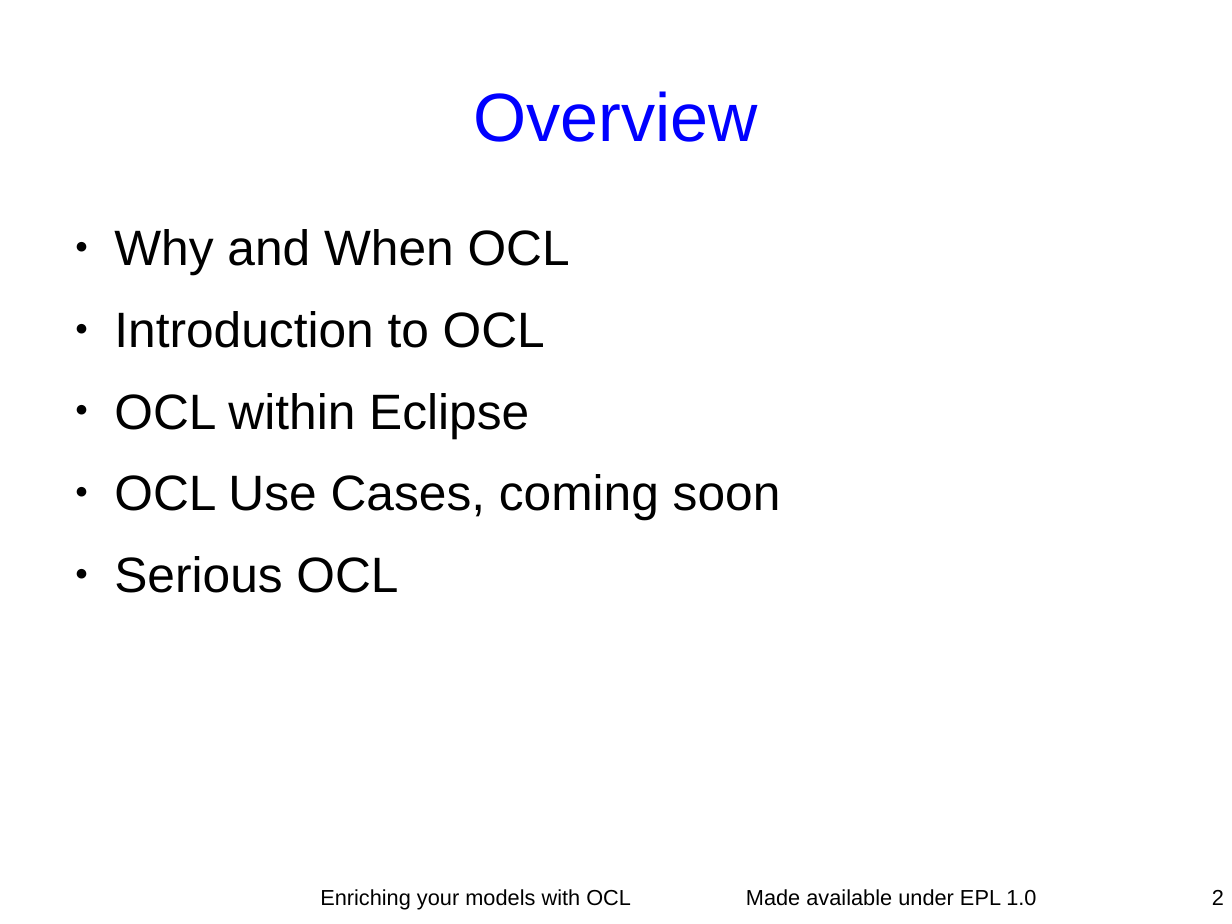
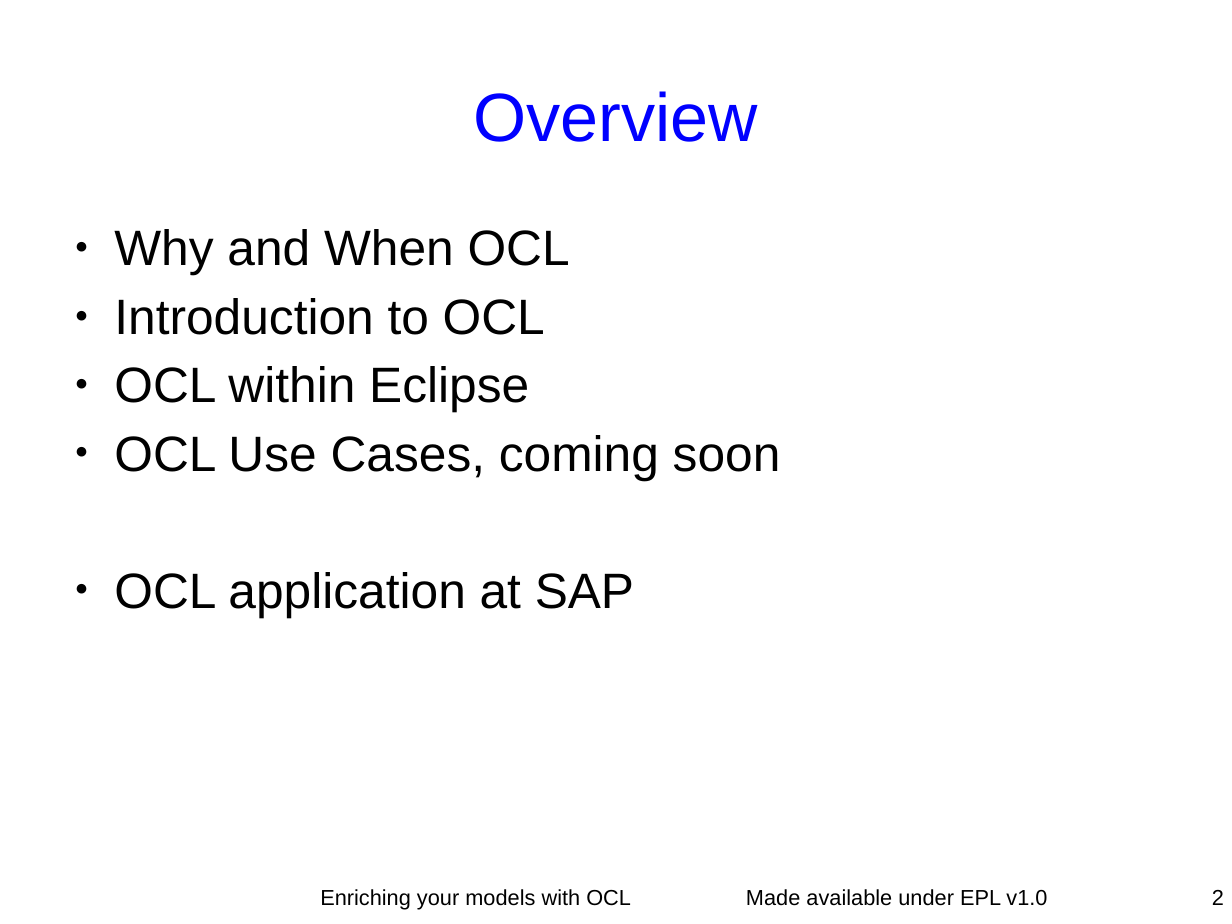
Before and after one commit to eclipse-ocl/ocl-website, a slide deck: slide 2 of ocl/docs/publications/ESE2010LongTalk/EnrichingWithOCL.odp. Drawn at 1232x924 pixels with LibreOffice and Linux fonts; fonts in the diff are those of the drawing. Boxes give left, top, right and bottom in pixels: in the first picture for what was removed or moved away, otherwise in the second. Text is boxed around its words. In the diff, an @@ line names an element or a change of style, - is before the commit and + after.

```diff
--- a/ocl/docs/publications/ESE2010LongTalk/EnrichingWithOCL.odp
+++ b/ocl/docs/publications/ESE2010LongTalk/EnrichingWithOCL.odp
@@ text at <box>114,229,781,480</box>: less space between paragraphs @@
@@ text at <box>114,572,634,617</box>: text changed @@
-● Serious OCL
+● OCL application at SAP
@@ text at <box>746,889,1047,906</box>: text changed @@
-Made available under EPL 1.0
+Made available under EPL v1.0
```
Also in this commit, not shown: 58 other slides changed, 2 slides added, 2 slides removed.
